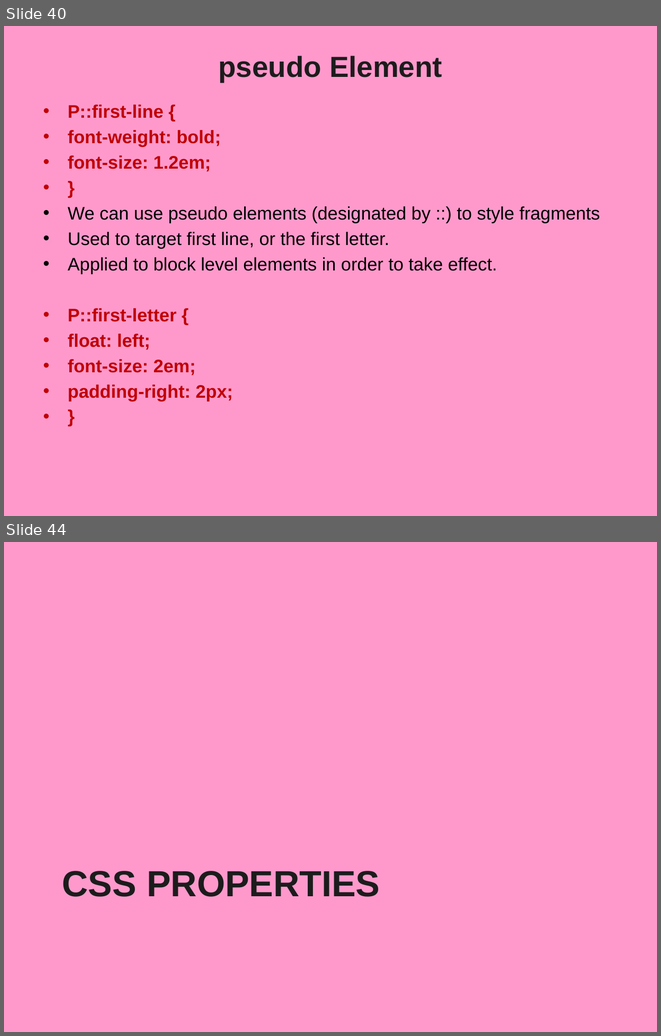
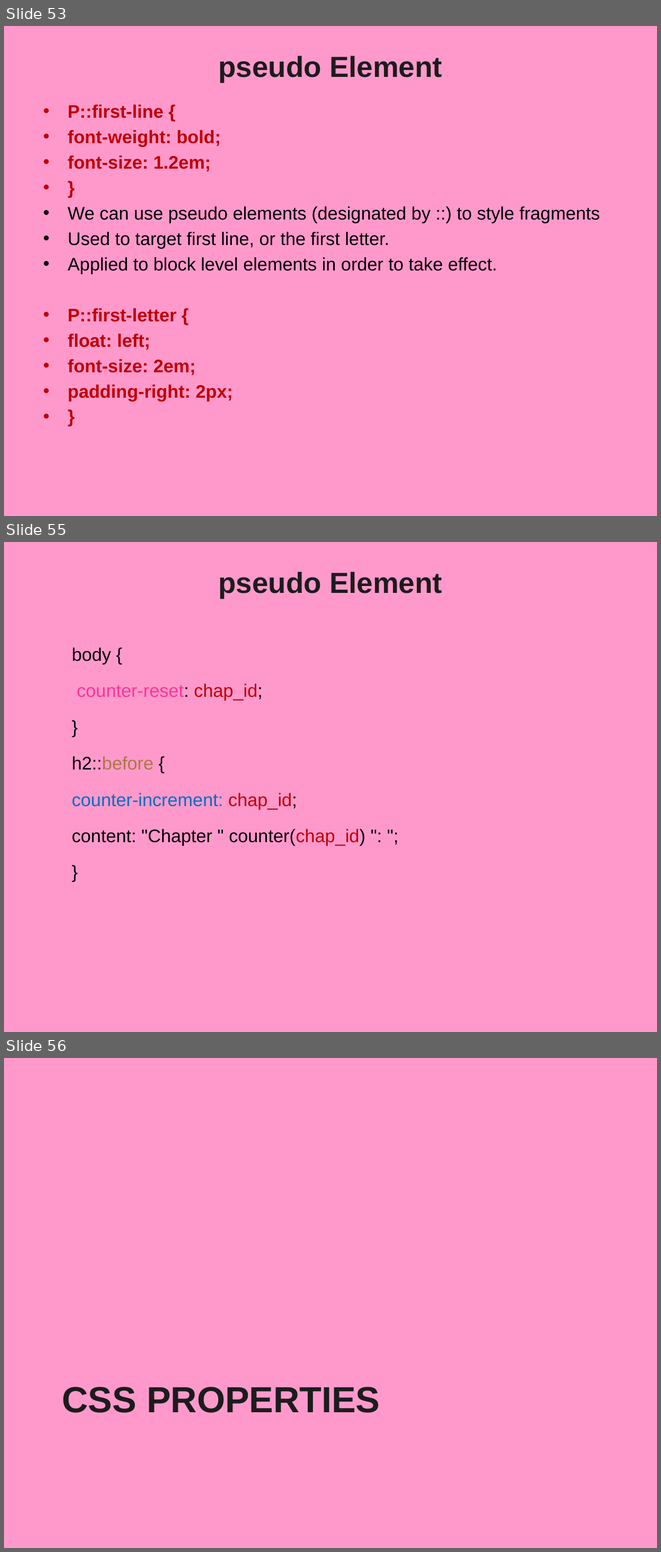
Before and after one commit to vatsanTraining/ui_june_2024, a slide deck: CSS_2024.pptx. Shown one above the other, each under a label of ours: slides 40 and 44 before the commit, slides 53, 55 and 56 after it; the slides between them are not shown. The pictures are 661x1036 and 661x1552 pixels, drawn with LibreOffice and Linux fonts; fonts in the diff are those of the drawing; background and template pictures are left out. Boxes give left, top, right and bottom in pixels: in the first picture for what was removed or moved away, otherwise in the second. Text is boxed around its words. In the diff, an @@ line names an element or a change of style, - is before the commit and + after.

```diff
--- a/CSS_2024.pptx
+++ b/CSS_2024.pptx
@@ slide 55 added at (4, 542, 657, 1032), background picture (left out) @@
@@ title added at (218, 572, 442, 598), 32 pt, text #1C1C1C, bold @@
+pseudo Element
@@ text added at (72, 647, 365, 846), 20 pt, text #000000 @@
+  body {
+  counter-reset: chap_id;
+  }
+  h2::before {
+  counter-increment: chap_id;
+  content: "Chapter " counter(chap_id) ": ";
+  }
@@ what was slide 40 is now slide 53 @@
@@ what was slide 44 is now slide 56 @@
```
Also in this commit, not shown: 3 slides changed, 7 other slides added, 6 slides removed, 24 other files.
